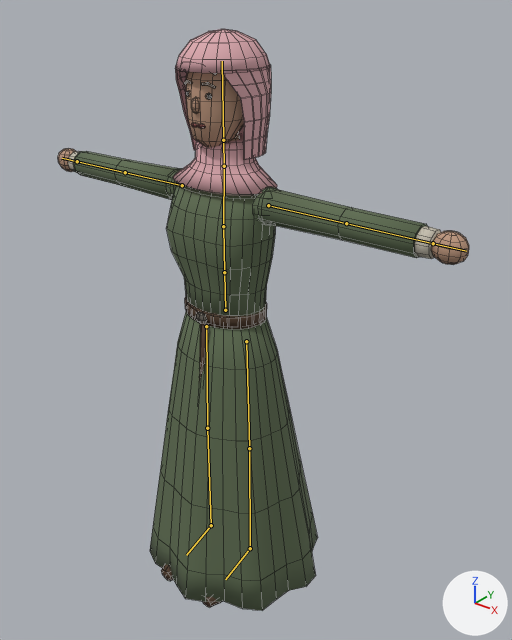
The Blender file modelos/leonor.blend: old version first, new version second.
The view is the same before and after, from a 50 mm lens placed at (1.268, -1.441, 1.856), pointed at (0.123, -0.009, 0.969). Lighting does not change. The marker at lower right points along +X, +Y and +Z. The first picture is the older version. The bones that bend it are drawn over the model as lines. Mesh edges are drawn as thin lines.

Names of what the first picture shows: 'Leonor'.
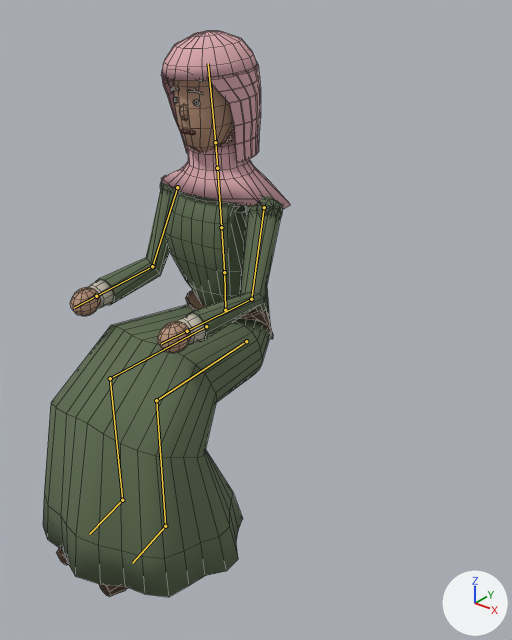
The newer file adds an action. The first version stands in its rest pose; the second is drawn at frame 48 of the action 'sentado'.

Location of each change, [x1, y1, x2, y2] in pixels of the pictures (512 x 640 px):
'Leonor', posed (40% narrower)
    before: [58, 29, 469, 611]
    after: [43, 31, 291, 597]
bone 'espalda', root to tip
    before: (224, 272) to (223, 226)
    after: (224, 272) to (221, 227)
bone 'pecho', root to tip
    before: (223, 226) to (224, 166)
    after: (221, 227) to (217, 168)
bone 'brazoI', root to tip
    before: (268, 205) to (346, 223)
    after: (264, 207) to (251, 299)
bone 'antebrazoI', root to tip
    before: (346, 223) to (433, 243)
    after: (251, 299) to (187, 331)
bone 'brazoD', root to tip
    before: (182, 185) to (125, 172)
    after: (177, 187) to (152, 266)
bone 'antebrazoD', root to tip
    before: (125, 172) to (77, 161)
    after: (152, 266) to (96, 296)
bone 'musloI', root to tip
    before: (246, 341) to (249, 448)
    after: (246, 341) to (156, 400)
bone 'espinillaI', root to tip
    before: (249, 448) to (250, 548)
    after: (156, 400) to (165, 526)
bone 'musloD', root to tip
    before: (206, 326) to (207, 428)
    after: (206, 326) to (110, 378)
bone 'espinillaD', root to tip
    before: (207, 428) to (211, 525)
    after: (110, 378) to (122, 500)

What the commit changed:
Bone 'espalda' (bone_espalda) turns from (0, 0, 0) to (4, 0, 0) degrees about its own x, y and z.
Bone 'pecho' (bone_pecho) turns from (0, 0, 0) to (1, 0, 0) degrees about its own x, y and z.
Bone 'brazoI' (bone_brazoi) turns from (0, 0, 0) to (-71, -21, -29) degrees about its own x, y and z.
Bone 'antebrazoI' (bone_antebrazoi) turns from (0, 0, 0) to (51, 68, -16) degrees about its own x, y and z.
Bone 'brazoD' (bone_brazod) turns from (0, 0, 0) to (-71, 21, 29) degrees about its own x, y and z.
Bone 'antebrazoD' (bone_antebrazod) turns from (0, 0, 0) to (51, -68, 16) degrees about its own x, y and z.
Bone 'musloI' (bone_musloi) turns from (0, 0, 0) to (-88, -3, 0) degrees about its own x, y and z.
Bone 'espinillaI' (bone_espinillai) turns from (0, 0, 0) to (88, 0, 0) degrees about its own x, y and z.
Bone 'musloD' (bone_muslod) turns from (0, 0, 0) to (-88, 3, 0) degrees about its own x, y and z.
Bone 'espinillaD' (bone_espinillad) turns from (0, 0, 0) to (88, 0, 0) degrees about its own x, y and z.
